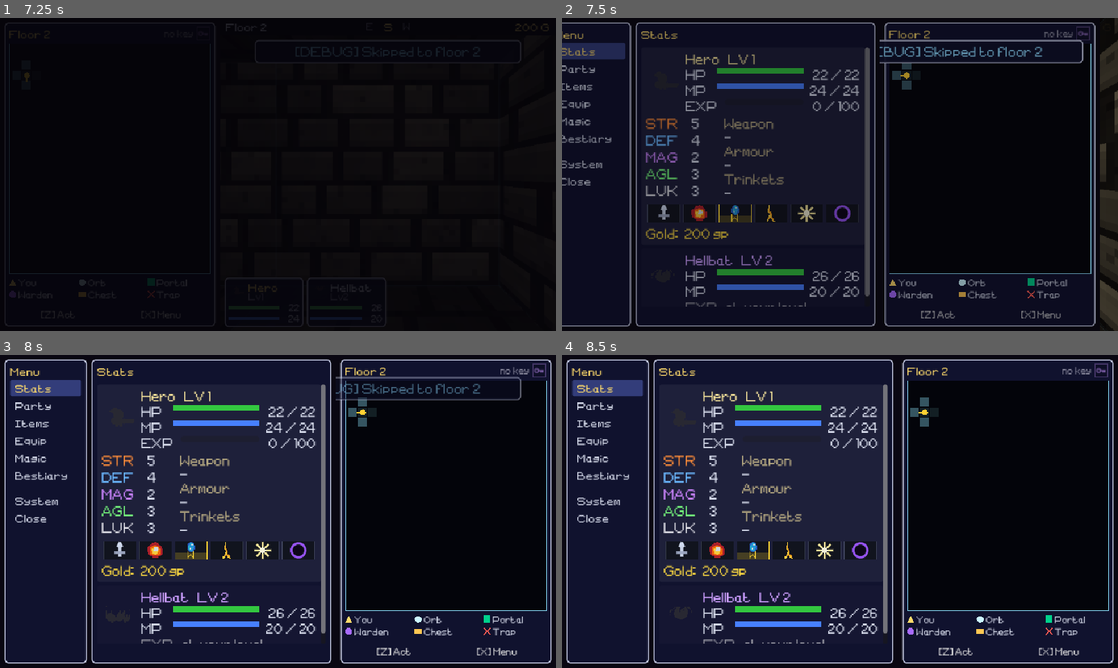
Above: before the commit, frames 1-4 (two rows, left to right).
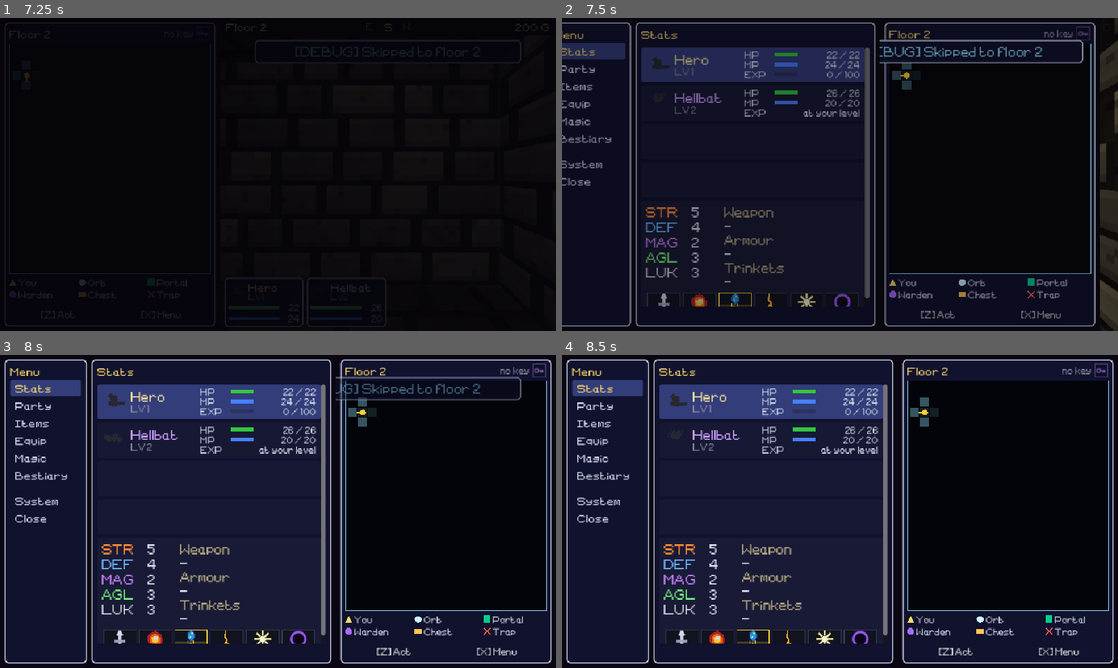
Above: after the commit, the same moments.

Repository: tausiftt5238/four-dragons-deep
Game: Godot game, scene res://scenes/title.tscn
The game is run twice, just before and just after one commit, with the same random seed, the same clock (stepped at 60 frames per second) and the same inputs.
Inputs (mouse positions are in pixels of both pictures, inside the frame that each line leads up to):
- Up to frame 1 (7.25 s): tap Enter (ui_accept) at 0.5, 0.77, 3.77 s; move the mouse to (250, 237) at 0.52 s; hold Up (ui_up) 0.53-1.25 s; tap Z at 0.6 s; click (250, 237) at 0.67 s; drag from (444, 221) to (250, 237) at 1.27 s; move the mouse to (111, 127) at 2.02 s; hold Left (ui_left) 2.03-2.75 s; tap Keypad Enter at 2.1 s; click (111, 127) at 2.17 s; drag from (305, 174) to (111, 127) at 2.77 s; move the mouse to (194, 96) at 3.52 s; hold Down (ui_down) 3.53-4.25 s; tap Q at 3.6 s; click (194, 96) at 3.67 s; drag from (400, 158) to (194, 96) at 4.27 s; click "Skip" at 5 s; move the mouse to (166, 190) at 5.77 s; hold W (ui_up) 5.78-6.5 s; hold X (no) 5.78-6.5 s; tap N at 5.85 s; click (166, 190) at 5.92 s; drag from (333, 105) to (166, 190) at 6.52 s
- Up to frame 2 (7.5 s): move the mouse to (812, 237) at 7.27 s; hold D (right) from 7.28 s (still down); hold X (no) from 7.28 s (still down); click (812, 237) at 7.42 s
- Up to frame 3 (8 s): keep holding D (right); keep holding X (no); tap Z (ui_accept) at 7.52 s
- Up to frame 4 (8.5 s): release D (right) at 8 s; release X (no) at 8 s; drag from (1006, 558) to (812, 574) at 8.02 s

Frame 1 is identical in both runs. In frame 2, 9.5% of the frame differs, in the area x 14-56%, y 9-93%; in frame 3, 10%; in frame 4, 10%, in the area x 17-59%, y 9-93%.

Commit message:
Menu Stats: fixed rows and a fixed detail window, nothing resizes
The cards that opened and folded are gone: nothing on the page changes
size as the choice moves. Four rows of one height (blank where the party
is short), each with the portrait, name, level and HP/MP/EXP, and one
detail window of a fixed height under them showing the chosen member's
stats, what is worn and the element chart. Up and down, or a click,
change whose details it shows. Bars all start and end in one place.

SidePanel's status line is one fixed line, so a message never moves the
page.

Co-Authored-By: Claude Opus 5.5 <noreply@anthropic.com>
Claude-Session: https://claude.ai/code/session_014DdjP6hU89yrXVoqJSFYGi

Diff:
--- a/scripts/ui/menu_tab_stats.gd
+++ b/scripts/ui/menu_tab_stats.gd
@@ -6,184 +6,204 @@
 	_m = menu
 
 
-# One card per member, hero first then the demons in slot order. The chosen
-# card is open (bars, stats, what is worn, the element chart); the rest fold
-# to their name and bars. Up and down move the choice, and a click opens the
-# card clicked. Which one is open survives a rebuild of the page.
+# The party in fixed rows, hero first then the demons in slot order, and
+# under them one fixed window with the chosen member's details. Nothing grows
+# or moves as the choice changes: up and down (or a click) change whose
+# details the window shows, and the rows stay as they are. The row count is
+# always the party's limit, blank rows included, for the same reason.
 const OPEN_META: String = "stats_open"
-
-var _cards: Array[Dictionary] = []
+const ROWS: int = 4
+const ROW_H: float = 60.0
+const DETAIL_H: float = 176.0
+
+var _rows: Array[PanelContainer] = []
+var _members: Array = []
+var _detail: VBoxContainer
 
 
 func build() -> void:
-	# The cards call back into this page as the cursor moves, so the menu
+	# The rows call back into this page as the cursor moves, so the menu
 	# holds on to it while it is up (MenuTabs makes and drops it otherwise).
 	_m.set_meta("stats_page", self)
 	var p: PlayerCharacter = _m.player
-	var members: Array = [""]
-	members.append_array(p.active_demons)
-	var open_i: int = clampi(int(_m.get_meta(OPEN_META, 0)), 0, members.size() - 1)
-	for i: int in members.size():
-		var card: Dictionary = _hero_card(p) if i == 0 else _demon_card(p, members[i] as String)
-		_cards.append(card)
-		(card["box"] as Control).focus_entered.connect(_open.bind(i))
-		(card["box"] as Control).focus_exited.connect(_paint.bind(i))
-	_open(open_i)
-
-
-func _open(i: int) -> void:
-	_m.set_meta(OPEN_META, i)
-	for j: int in _cards.size():
-		(_cards[j]["detail"] as Control).visible = (j == i)
-		_paint(j)
-
-
-# The open card is lit; the one under the cursor has a gold edge.
-func _paint(i: int) -> void:
-	if i >= _cards.size():
-		return
-	var box: PanelContainer = _cards[i]["box"] as PanelContainer
-	if not is_instance_valid(box):
-		return
-	var open: bool = (_cards[i]["detail"] as Control).visible
+	_members = [""]
+	_members.append_array(p.active_demons)
+	var big: bool = not Layout.landscape()
+	for i: int in ROWS:
+		var row: PanelContainer = _row(p, _members[i] as String if i < _members.size() else "",
+				i < _members.size(), big)
+		_rows.append(row)
+		if i < _members.size():
+			row.focus_entered.connect(_choose.bind(i))
+			row.focus_exited.connect(_paint)
+	var win: PanelContainer = PanelContainer.new()
+	win.custom_minimum_size = Vector2(0, DETAIL_H * (1.6 if big else 1.0))
+	win.clip_contents = true
 	var st: StyleBoxFlat = StyleBoxFlat.new()
-	st.bg_color = Color(1, 1, 1, 0.06) if open else Color(1, 1, 1, 0.02)
-	st.border_color = Color(1.0, 0.86, 0.42)
-	st.set_border_width_all(2 if box.has_focus() else 0)
+	st.bg_color = Color(1, 1, 1, 0.04)
 	st.set_corner_radius_all(4)
 	st.set_content_margin_all(8)
-	box.add_theme_stylebox_override("panel", st)
-
-
-# The card's frame, its always-shown head (portrait, name, bars) and the part
-# that folds away.
-func _card_shell(title: String, title_color: Color, portrait: AnimatedPortrait) -> Dictionary:
+	win.add_theme_stylebox_override("panel", st)
+	_m._content.add_child(win)
+	_detail = VBoxContainer.new()
+	_detail.add_theme_constant_override("separation", 6)
+	win.add_child(_detail)
+	_choose(clampi(int(_m.get_meta(OPEN_META, 0)), 0, _members.size() - 1))
+
+
+func _choose(i: int) -> void:
+	_m.set_meta(OPEN_META, i)
+	for c: Node in _detail.get_children():
+		c.queue_free()
+	if i == 0:
+		_hero_detail(_m.player)
+	else:
+		_demon_detail(_m.player, _members[i] as String)
+	_paint()
+
+
+# The chosen row is lit; the one under the cursor has a gold edge.
+func _paint() -> void:
+	var chosen: int = int(_m.get_meta(OPEN_META, 0))
+	for i: int in _rows.size():
+		var row: PanelContainer = _rows[i]
+		if not is_instance_valid(row):
+			continue
+		var st: StyleBoxFlat = StyleBoxFlat.new()
+		st.bg_color = Color(0.20, 0.24, 0.48) if i == chosen and i < _members.size() \
+				else Color(1, 1, 1, 0.03)
+		st.border_color = Color(1.0, 0.86, 0.42)
+		st.set_border_width_all(2 if row.has_focus() else 0)
+		st.set_corner_radius_all(4)
+		st.content_margin_left = 8
+		st.content_margin_right = 8
+		st.content_margin_top = 4
+		st.content_margin_bottom = 4
+		row.add_theme_stylebox_override("panel", st)
+
+
+# One member's row: portrait, name and level, and the three bars. A blank
+# row when there is no one in that place.
+func _row(p: PlayerCharacter, demon_name: String, filled: bool, big: bool) -> PanelContainer:
 	var box: PanelContainer = PanelContainer.new()
+	box.custom_minimum_size = Vector2(0, ROW_H * (1.5 if big else 1.0))
+	box.size_flags_horizontal = Control.SIZE_EXPAND_FILL
+	_m._content.add_child(box)
+	if not filled:
+		return box
 	box.focus_mode = Control.FOCUS_ALL
 	box.set_meta("card", true)
-	box.size_flags_horizontal = Control.SIZE_EXPAND_FILL
-	_m._content.add_child(box)
-	var col: VBoxContainer = VBoxContainer.new()
-	col.add_theme_constant_override("separation", 6)
-	col.mouse_filter = Control.MOUSE_FILTER_IGNORE
-	box.add_child(col)
-	var head: HBoxContainer = HBoxContainer.new()
-	head.add_theme_constant_override("separation", 12)
-	head.mouse_filter = Control.MOUSE_FILTER_IGNORE
-	col.add_child(head)
-	var side: float = 56.0 if Layout.landscape() else 72.0
+	var row: HBoxContainer = HBoxContainer.new()
+	row.add_theme_constant_override("separation", 10)
+	row.mouse_filter = Control.MOUSE_FILTER_IGNORE
+	box.add_child(row)
+
+	var portrait: AnimatedPortrait = AnimatedPortrait.new()
+	var title: String
+	var color: Color
+	var hp: Array
+	var mp: Array
+	var exp_row: Control
+	var lv_text: String = ""
+	if demon_name == "":
+		portrait.load_sprite_id(p.hero_sprite_id())
+		title = PlayerCharacter.DISPLAY_NAME
+		color = Color(0.95, 0.88, 0.60)
+		hp = [p.hp, p.max_hp]
+		mp = [p.mp, p.max_mp]
+		exp_row = _make_bar_row("EXP", p.exp, p.exp_to_next, Color(0.90, 0.70, 0.10))
+		lv_text = "LV %d" % p.lv
+	else:
+		var demon: Enemy = p.bound_demon(demon_name)
+		if demon.abyss_element != "":
+			portrait.material = Abyss.palette_material(demon.abyss_element)
+		if demon.sprite_id != "":
+			portrait.load_sprite_id(demon.sprite_id)
+		else:
+			var ptex: Texture2D = demon.static_portrait()
+			if ptex != null:
+				portrait.load_static(ptex)
+		title = demon_name
+		lv_text = "LV %d" % demon.lv
+		color = Color(0.80, 0.62, 1.00)
+		# Rebuilt whole for every fight, so its bars read full.
+		hp = [demon.max_hp, demon.max_hp]
+		mp = [demon.max_mp, demon.max_mp]
+		# A demon stops banking exp at the hero's level.
+		if demon.lv >= p.lv:
+			exp_row = _make_bar_row("EXP", 0, 0, Color(0.90, 0.70, 0.10), "at your level")
+		else:
+			exp_row = _make_bar_row("EXP", int(p.demon_exp.get(demon_name, 0)),
+					PlayerCharacter.demon_exp_to_next(demon.lv), Color(0.90, 0.70, 0.10))
+		demon.free()
+	portrait.set_zoom(3.0)
+	var side: float = 40.0 * (1.5 if big else 1.0)
 	portrait.custom_minimum_size = Vector2(side, side)
 	portrait.size_flags_vertical = Control.SIZE_SHRINK_CENTER
 	portrait.mouse_filter = Control.MOUSE_FILTER_IGNORE
-	head.add_child(portrait)
+	row.add_child(portrait)
+
+	# The name, and the level under it.
+	var names: VBoxContainer = VBoxContainer.new()
+	names.custom_minimum_size = Vector2(110 if not big else 170, 0)
+	names.size_flags_vertical = Control.SIZE_SHRINK_CENTER
+	names.add_theme_constant_override("separation", 0)
+	row.add_child(names)
+	var name_lbl: Label = Label.new()
+	name_lbl.text = title
+	name_lbl.clip_text = true
+	name_lbl.add_theme_color_override("font_color", color)
+	names.add_child(name_lbl)
+	var lv_lbl: Label = Label.new()
+	lv_lbl.text = lv_text
+	lv_lbl.add_theme_color_override("font_color", Color(0.55, 0.55, 0.62))
+	if not big:
+		lv_lbl.add_theme_font_size_override("font_size", SidePanel.SMALL)
+	names.add_child(lv_lbl)
+
 	var bars: VBoxContainer = VBoxContainer.new()
 	bars.size_flags_horizontal = Control.SIZE_EXPAND_FILL
-	bars.add_theme_constant_override("separation", 3)
-	head.add_child(bars)
-	var name_lbl: Label = Label.new()
-	name_lbl.text = title
-	name_lbl.add_theme_color_override("font_color", title_color)
-	bars.add_child(name_lbl)
-	var detail: VBoxContainer = VBoxContainer.new()
-	detail.add_theme_constant_override("separation", 6)
-	col.add_child(detail)
-	return {box = box, bars = bars, detail = detail}
-
-
-func _hero_card(p: PlayerCharacter) -> Dictionary:
-	var portrait: AnimatedPortrait = AnimatedPortrait.new()
-	portrait.load_sprite_id(p.hero_sprite_id())
-	portrait.set_zoom(3.0)
-	var card: Dictionary = _card_shell("%s   LV %d" % [PlayerCharacter.DISPLAY_NAME, p.lv],
-			Color(0.95, 0.88, 0.60), portrait)
-	var bars: VBoxContainer = card["bars"] as VBoxContainer
-	bars.add_child(_make_bar_row("HP",  p.hp,  p.max_hp,      Color(0.20, 0.78, 0.25)))
-	bars.add_child(_make_bar_row("MP",  p.mp,  p.max_mp,      Color(0.28, 0.50, 1.00)))
-	bars.add_child(_make_bar_row("EXP", p.exp, p.exp_to_next, Color(0.90, 0.70, 0.10)))
-
-	var detail: VBoxContainer = card["detail"] as VBoxContainer
+	bars.size_flags_vertical = Control.SIZE_SHRINK_CENTER
+	bars.add_theme_constant_override("separation", 0)
+	row.add_child(bars)
+	bars.add_child(_make_bar_row("HP", int(hp[0]), int(hp[1]), Color(0.20, 0.78, 0.25)))
+	bars.add_child(_make_bar_row("MP", int(mp[0]), int(mp[1]), Color(0.28, 0.50, 1.00)))
+	bars.add_child(exp_row)
+	return box
+
+
+func _hero_detail(p: PlayerCharacter) -> void:
 	var grid: GridContainer = GridContainer.new()
 	grid.columns = 2
 	grid.add_theme_constant_override("h_separation", 24)
-	grid.add_theme_constant_override("v_separation", 5)
+	grid.add_theme_constant_override("v_separation", 2)
 	_add_stat_row(grid, "STR", p.str, p.effective_str())
 	_add_stat_row(grid, "DEF", p.def, p.effective_def())
 	_add_stat_row(grid, "MAG", p.mag, p.effective_mag())
 	_add_stat_row(grid, "AGL", p.agl, p.effective_agl())
 	_add_stat_row(grid, "LUK", p.luk, p.effective_luk())
-	# A wide screen has the room to say what he is wearing beside the numbers
-	# it moves; a phone leaves that to the Equipment tab.
-	if Layout.landscape():
-		var row: HBoxContainer = HBoxContainer.new()
-		row.add_theme_constant_override("separation", 40)
-		detail.add_child(row)
-		row.add_child(grid)
-		row.add_child(_worn(p))
-	else:
-		detail.add_child(grid)
-
+	var row: HBoxContainer = HBoxContainer.new()
+	row.add_theme_constant_override("separation", 40)
+	_detail.add_child(row)
+	row.add_child(grid)
+	row.add_child(_worn(p))
 	# What he takes from each line, gear included — the same chart a demon gets
 	# in a fight once it has been read.
-	detail.add_child(AffinityChart.snapshot(p))
-
-	var gold_lbl: Label = Label.new()
-	gold_lbl.text = "Gold:  %d gp" % p.gold
-	gold_lbl.add_theme_color_override("font_color", Color(0.95, 0.82, 0.25))
-	detail.add_child(gold_lbl)
-
-	if not p.active_statuses.is_empty():
-		detail.add_child(_make_section_label("Active ailments"))
-		for s_id: String in p.active_statuses:
-			var sdata: Dictionary = Status.get_data(s_id)
-			var s_lbl: Label = Label.new()
-			s_lbl.text = "%s — %s" % [sdata.get("name", s_id), sdata.get("desc", "")]
-			s_lbl.add_theme_color_override("font_color", sdata.get("color", Color(0.9, 0.9, 0.9)))
-			detail.add_child(s_lbl)
-	return card
-
-
-# A demon is rebuilt whole for every fight, so its bars read full: what
-# matters here is its ceiling.
-func _demon_card(p: PlayerCharacter, demon_name: String) -> Dictionary:
+	_detail.add_child(AffinityChart.snapshot(p))
+
+
+func _demon_detail(p: PlayerCharacter, demon_name: String) -> void:
 	var demon: Enemy = p.bound_demon(demon_name)
-	var portrait: AnimatedPortrait = AnimatedPortrait.new()
-	if demon.abyss_element != "":
-		portrait.material = Abyss.palette_material(demon.abyss_element)
-	if demon.sprite_id != "":
-		portrait.load_sprite_id(demon.sprite_id)
-	else:
-		var ptex: Texture2D = demon.static_portrait()
-		if ptex != null:
-			portrait.load_static(ptex)
-	portrait.set_zoom(3.0)
-	var card: Dictionary = _card_shell("%s   LV %d" % [demon_name, demon.lv],
-			Color(0.80, 0.62, 1.00), portrait)
-	var bars: VBoxContainer = card["bars"] as VBoxContainer
-	bars.add_child(_make_bar_row("HP", demon.max_hp, demon.max_hp, Color(0.20, 0.78, 0.25)))
-	bars.add_child(_make_bar_row("MP", demon.max_mp, demon.max_mp, Color(0.28, 0.50, 1.00)))
-	# A demon stops banking exp at the hero's level, so there is no bar to
-	# fill until he climbs.
-	if demon.lv >= p.lv:
-		var capped: Label = Label.new()
-		capped.text = "EXP   at your level"
-		capped.add_theme_color_override("font_color", Color(0.55, 0.55, 0.60))
-		bars.add_child(capped)
-	else:
-		bars.add_child(_make_bar_row("EXP", int(p.demon_exp.get(demon_name, 0)),
-				PlayerCharacter.demon_exp_to_next(demon.lv), Color(0.90, 0.70, 0.10)))
-
-	var detail: VBoxContainer = card["detail"] as VBoxContainer
 	var grid: GridContainer = GridContainer.new()
 	grid.columns = 4
 	grid.add_theme_constant_override("h_separation", 24)
-	grid.add_theme_constant_override("v_separation", 5)
-	detail.add_child(grid)
+	grid.add_theme_constant_override("v_separation", 2)
+	_detail.add_child(grid)
 	for pair: Array in [["STR", demon.str], ["DEF", demon.def],
 			["MAG", demon.mag], ["AGL", demon.agl]]:
 		_add_stat_row(grid, pair[0] as String, int(pair[1]), int(pair[1]))
-	detail.add_child(AffinityChart.snapshot(demon))
+	_detail.add_child(AffinityChart.snapshot(demon))
 	demon.free()
-	return card
 
 
 # Weapon, armour and trinkets, named under small headings.
@@ -224,13 +244,18 @@
 	grid.add_child(val_lbl)
 
 
-func _make_bar_row(label: String, current: int, maximum: int, color: Color) -> HBoxContainer:
+func _make_bar_row(label: String, current: int, maximum: int, color: Color,
+		note: String = "") -> HBoxContainer:
 	var row: HBoxContainer = HBoxContainer.new()
 	row.add_theme_constant_override("separation", 8)
 
+	# Three of these stand in one fixed row on a wide screen: the small size.
+	var small: bool = Layout.landscape()
 	var lbl: Label = Label.new()
 	lbl.text = "%-4s" % label
-	lbl.custom_minimum_size = Vector2(38, 0)
+	lbl.custom_minimum_size = Vector2(44 if small else 38, 0)
+	if small:
+		lbl.add_theme_font_size_override("font_size", SidePanel.SMALL)
 	row.add_child(lbl)
 
 	var bar: ProgressBar = ProgressBar.new()
@@ -239,16 +264,23 @@
 	bar.value     = current
 	bar.show_percentage = false
 	bar.size_flags_horizontal = Control.SIZE_EXPAND_FILL
-	bar.custom_minimum_size = Vector2(0, 10 if Layout.landscape() else 20)
+	bar.custom_minimum_size = Vector2(0, 6 if small else 20)
+	bar.size_flags_vertical = Control.SIZE_SHRINK_CENTER
 	var fill: StyleBoxFlat = StyleBoxFlat.new()
 	fill.bg_color = color
 	bar.add_theme_stylebox_override("fill", fill)
 	row.add_child(bar)
 
 	var num_lbl: Label = Label.new()
-	num_lbl.text = "%d / %d" % [current, maximum]
+	num_lbl.text = note if note != "" else "%d / %d" % [current, maximum]
 	num_lbl.custom_minimum_size = Vector2(90, 0)
 	num_lbl.horizontal_alignment = HORIZONTAL_ALIGNMENT_RIGHT
+	if small:
+		num_lbl.add_theme_font_size_override("font_size", SidePanel.SMALL)
+		# One width for every number column, words included, so the bars
+		# all end in the same place.
+		num_lbl.custom_minimum_size = Vector2(100, 0)
+		num_lbl.clip_text = true
 	row.add_child(num_lbl)
 
 	return row
--- a/scripts/ui/side_panel.gd
+++ b/scripts/ui/side_panel.gd
@@ -99,8 +99,11 @@
 	content.size_flags_horizontal = Control.SIZE_EXPAND_FILL
 	content.add_theme_constant_override("separation", 6)
 	scroll.add_child(content)
+	# One line, always there: a message coming or going never moves the page.
 	status = _label("", SMALL, Color(0.65, 0.90, 0.70))
-	status.autowrap_mode = TextServer.AUTOWRAP_WORD_SMART
+	status.custom_minimum_size = Vector2(0, 16)
+	status.clip_text = true
+	status.text_overrun_behavior = TextServer.OVERRUN_TRIM_ELLIPSIS
 	col.add_child(status)
 
 
